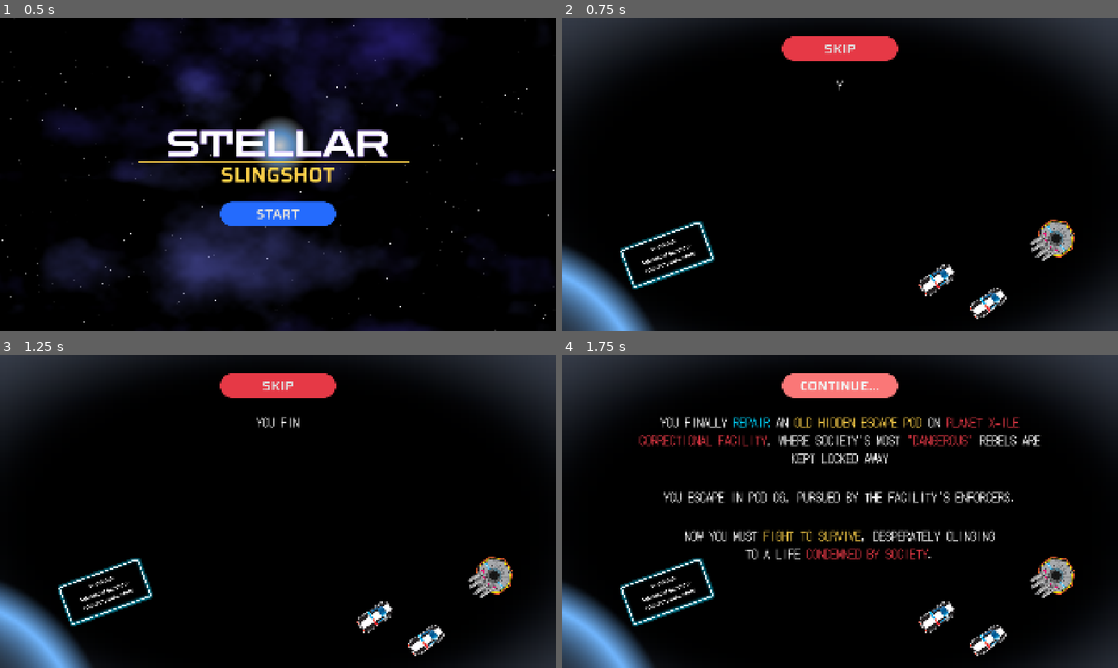
Above: before the commit, frames 1-4 (two rows, left to right).
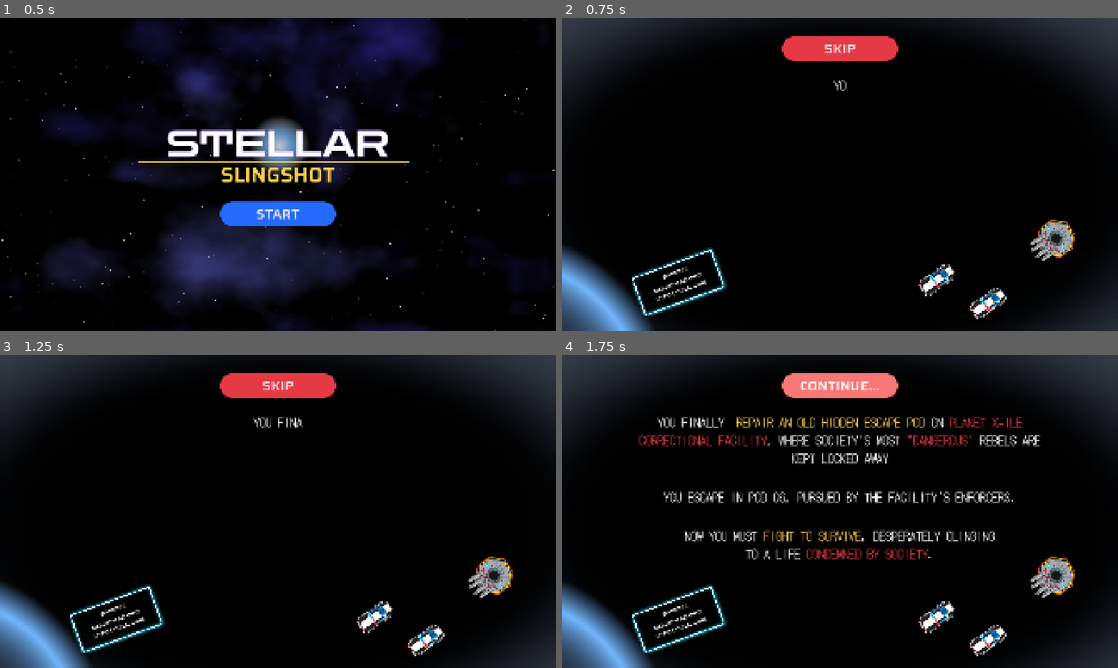
Above: after the commit, the same moments.

Repository: two-sticks-and-a-rock/space-arcade
Game: Godot game, scene res://scenes/main_menu.tscn
Two runs of this game, one before a commit and one after it. Both use one fixed random seed, a clock stepped at 60 frames per second and the inputs below.
Inputs:
- Up to frame 1 (0.5 s): no input
- Up to frame 2 (0.75 s): click "START" at 0.5 s
- Up to frame 3 (1.25 s): no input
- Up to frame 4 (1.75 s): click "SKIP" at 1.25 s

Frame 1 is identical in both runs. In frame 2, 1.7% of the frame differs, in the area x 10-52%, y 19-96%; in frame 3, 1.9%; in frame 4, 3.2%, in the area x 10-83%, y 19-96%.

Commit message:
update intro text colors

Diff:
--- a/scenes/intro/intro.tscn
+++ b/scenes/intro/intro.tscn
@@ -54,7 +54,7 @@
 theme_override_fonts/normal_font = ExtResource("4_ir5dn")
 theme_override_font_sizes/normal_font_size = 42
 bbcode_enabled = true
-text = "YOU FINALLY [color=#00D6FF]REPAIR[/color] AN [color=#FFD24A]OLD HIDDEN ESCAPE POD[/color] ON [color=#E63946]PLANET X-ILE CORRECTIONAL FACILITY[/color], WHERE SOCIETY'S MOST [color=#E63946]\"DANGEROUS\"[/color] REBELS ARE KEPT LOCKED AWAY"
+text = "YOU FINALLY  [color=#FFD24A]REPAIR AN OLD HIDDEN ESCAPE POD[/color] ON [color=#E63946]PLANET X-ILE CORRECTIONAL FACILITY[/color], WHERE SOCIETY'S MOST [color=#E63946]\"DANGEROUS\"[/color] REBELS ARE KEPT LOCKED AWAY"
 horizontal_alignment = 1
 vertical_alignment = 1
 
@@ -112,10 +112,10 @@
 anchors_preset = 2
 anchor_top = 1.0
 anchor_bottom = 1.0
-offset_left = 200.0
-offset_top = -280.0
-offset_right = 593.19995
-offset_bottom = -89.3999
+offset_left = 238.99997
+offset_top = -184.0
+offset_right = 632.19995
+offset_bottom = 6.6000977
 grow_vertical = 0
 rotation = -0.34732053
 scale = Vector2(0.75, 0.75)
Not shown: 1 places in scenes/intro/intro.tscn that only renumber resources
